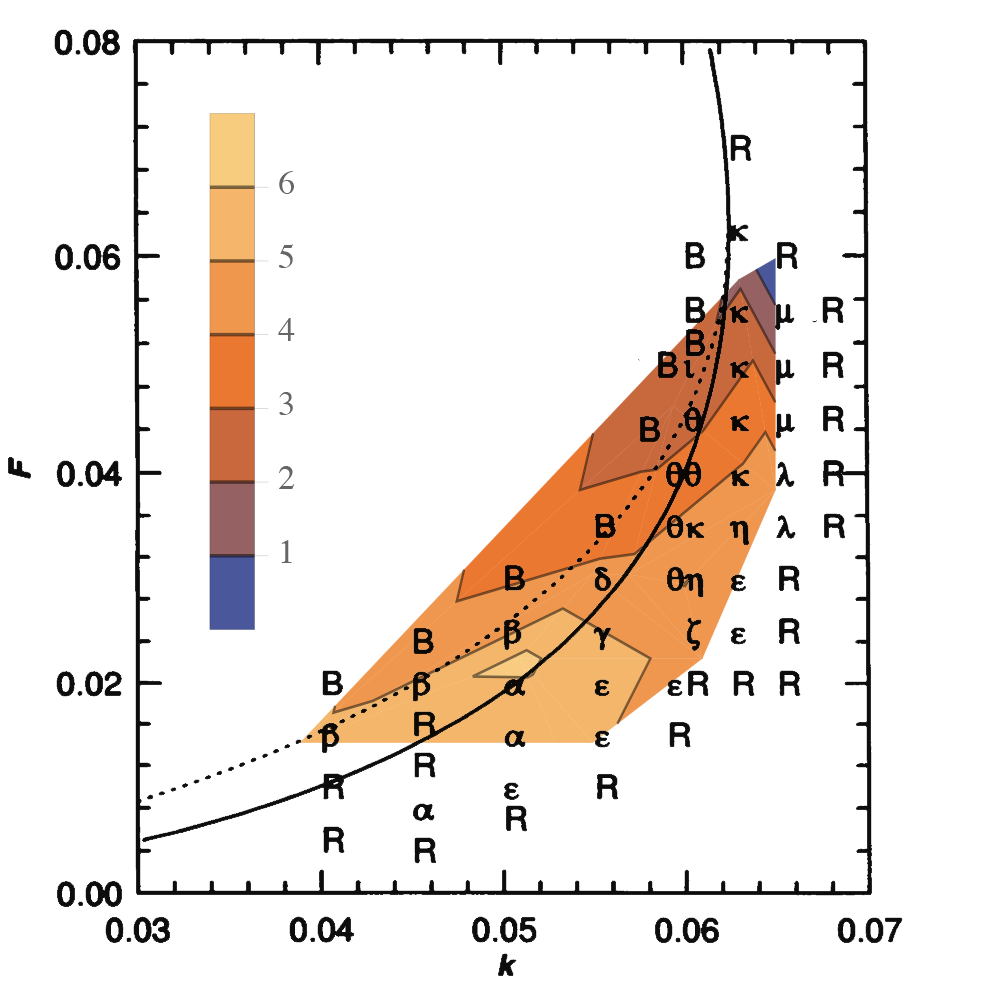
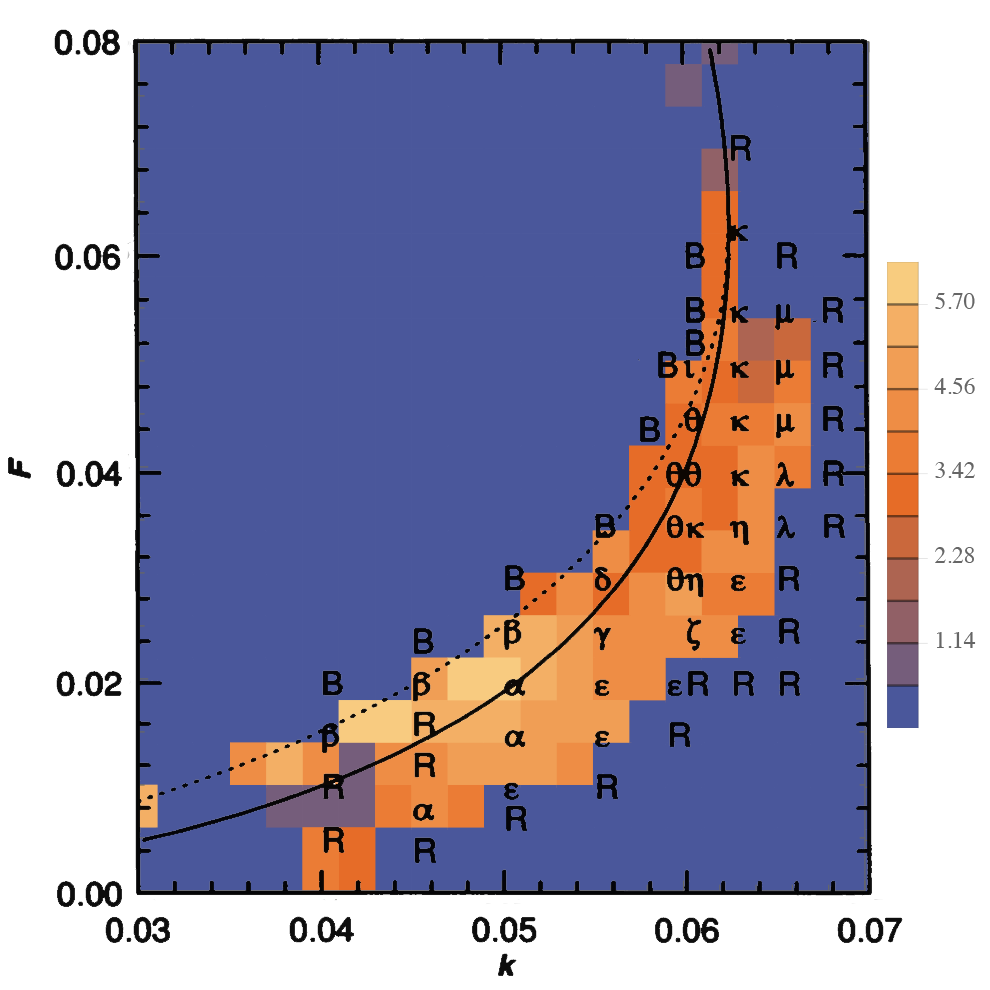
Two versions of the same layered image (990x990). Layer-by-layer changes:
moved "Layer 1" above "entropymap2", painted on it over [59, 33, 903, 939]
painted on "entropymap2" over [127, 41, 883, 901]
added layer "legend" above "entropymap" over [887, 261, 976, 729]
painted on "entropymap" over [127, 41, 870, 904]
